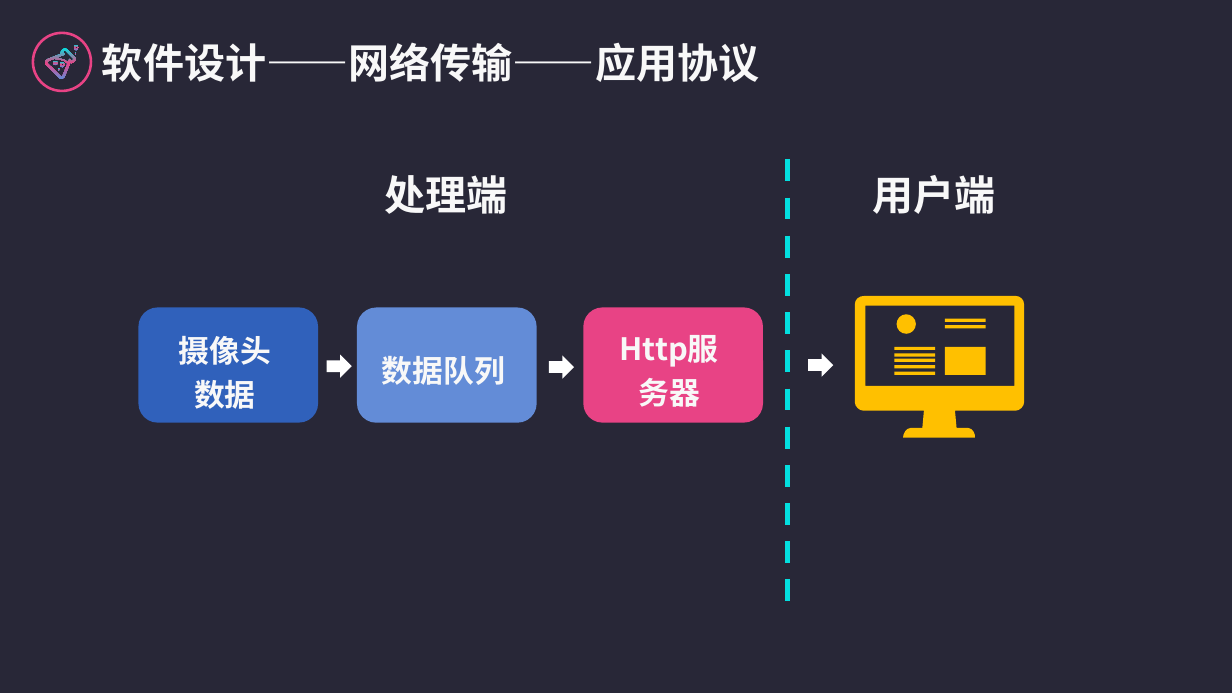
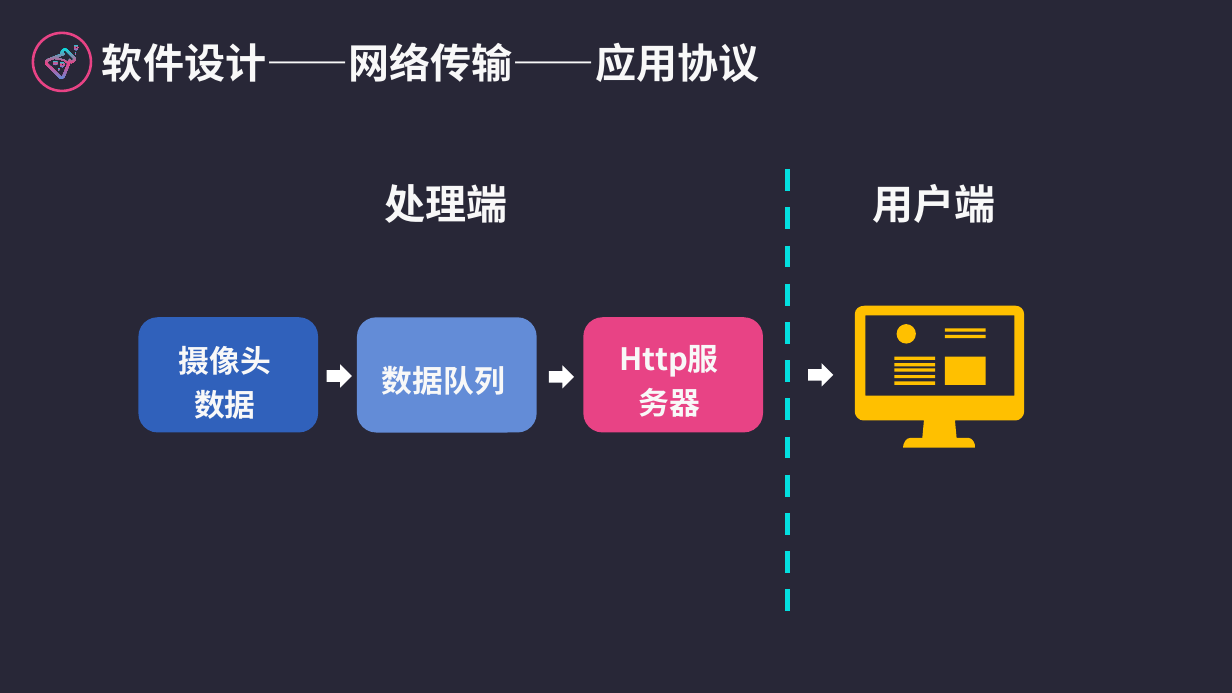
Before and after one commit to logic-basic/Graduation_Project, a slide deck: slide 18 of 答辩演示-党家翮.pptx (slide 19 before the commit). Drawn at 1232x693 pixels with LibreOffice and Linux fonts; fonts in the diff are those of the drawing. Boxes give left, top, right and bottom in pixels: in the first picture for what was removed or moved away, otherwise in the second. Text is boxed around its words. In the diff, an @@ line names an element or a change of style, - is before the commit and + after.

```diff
--- a/答辩演示-党家翮.pptx
+++ b/答辩演示-党家翮.pptx
@@ background #FFFFFF to #282737 @@
@@ rectangle removed at bbox=[0, 0, 1232, 693] @@
@@ 5 texts, 3 rounded rectangles, 3 right arrows, 1 freeform shape, 1 line: place and size @@
-5 texts, 3 rounded rectangles, 3 right arrows, 1 freeform shape, 1 line at bbox=[139, 159, 1024, 614]
+5 texts, 3 rounded rectangles, 3 right arrows, 1 freeform shape, 1 line at bbox=[139, 169, 1024, 624]
```
Also in this commit, not shown: 20 other slides changed, 1 slide added, 3 slides removed.
